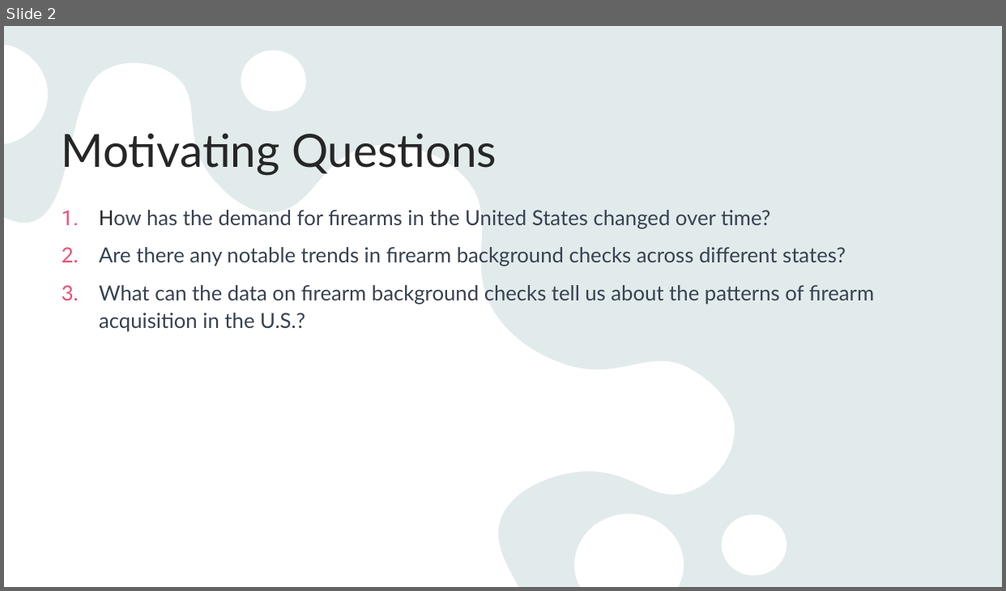
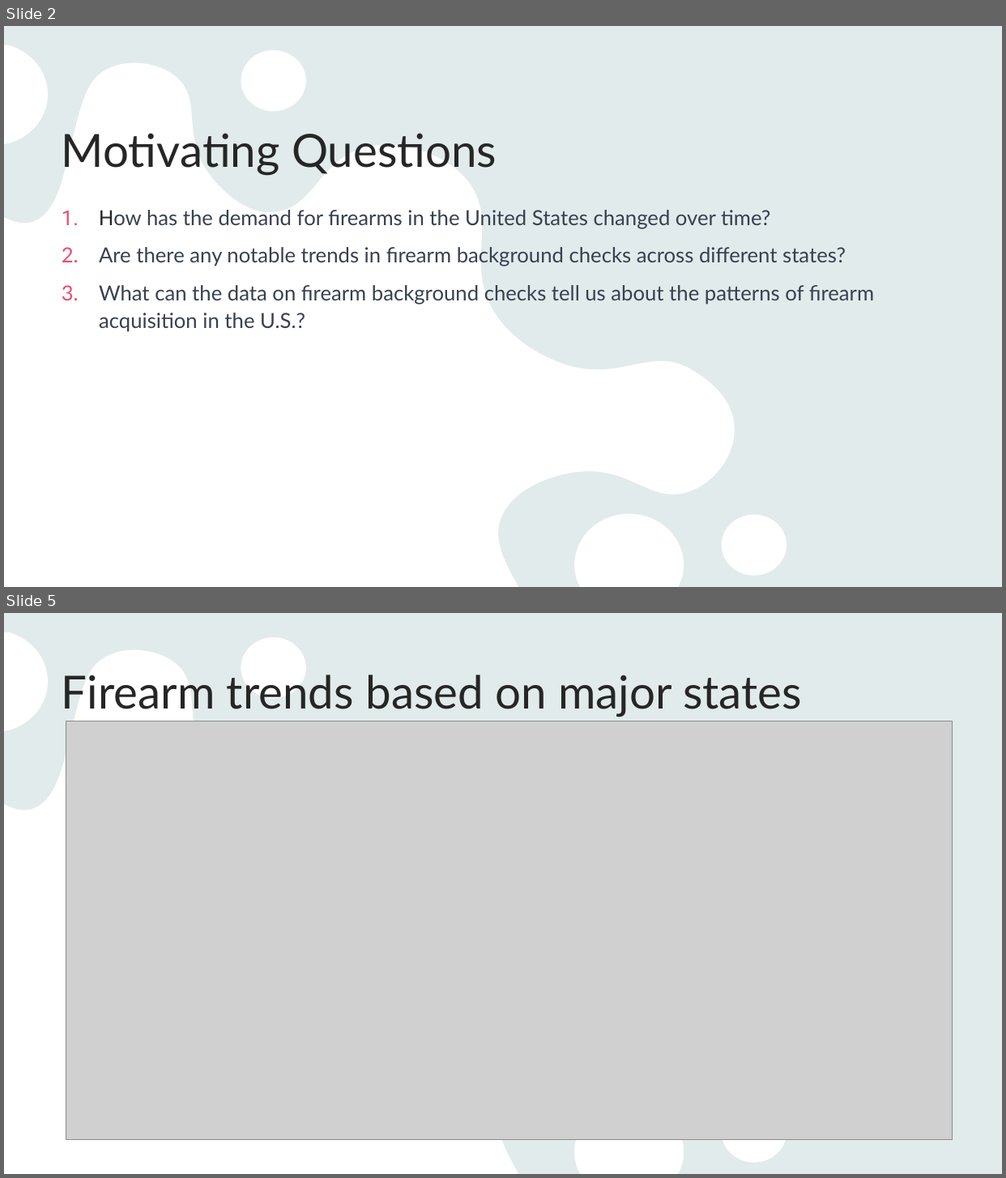
Before and after one commit to VUDataSci/data-presentation-aryaan05, a slide deck: Slides.pptx. Shown one above the other, each under a label of ours: slide 2 before the commit, slides 2 and 5 after it; the slides between them are not shown. The pictures are 1006x591 and 1006x1178 pixels, drawn with LibreOffice and Linux fonts; fonts in the diff are those of the drawing; grey boxes stand for pictures. Boxes give left, top, right and bottom in pixels: in the first picture for what was removed or moved away, otherwise in the second. Text is boxed around its words. In the diff, an @@ line names an element or a change of style, - is before the commit and + after.

```diff
--- a/Slides.pptx
+++ b/Slides.pptx
@@ slide 5 added at (x1=4, y1=613, x2=1002, y2=1174), background #E9F3F3; not listed: 2 template elements that a slide beside it also shows @@
@@ title added at (x1=62, y1=675, x2=802, y2=717), 44 pt, text #262626 @@
+Firearm trends based on major states
@@ picture added at (x1=66, y1=722, x2=952, y2=1140) @@
```
Also in this commit, not shown: 1 slide changed, 1 other slide added, 1 slide removed.
